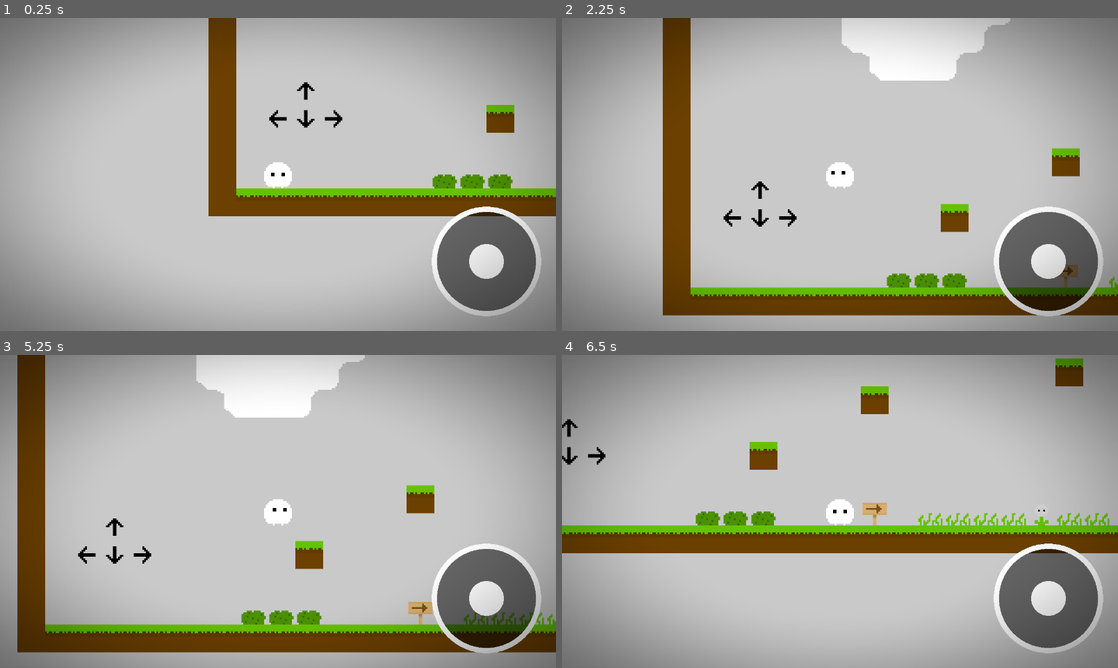
Above: before the commit, frames 1-4 (two rows, left to right).
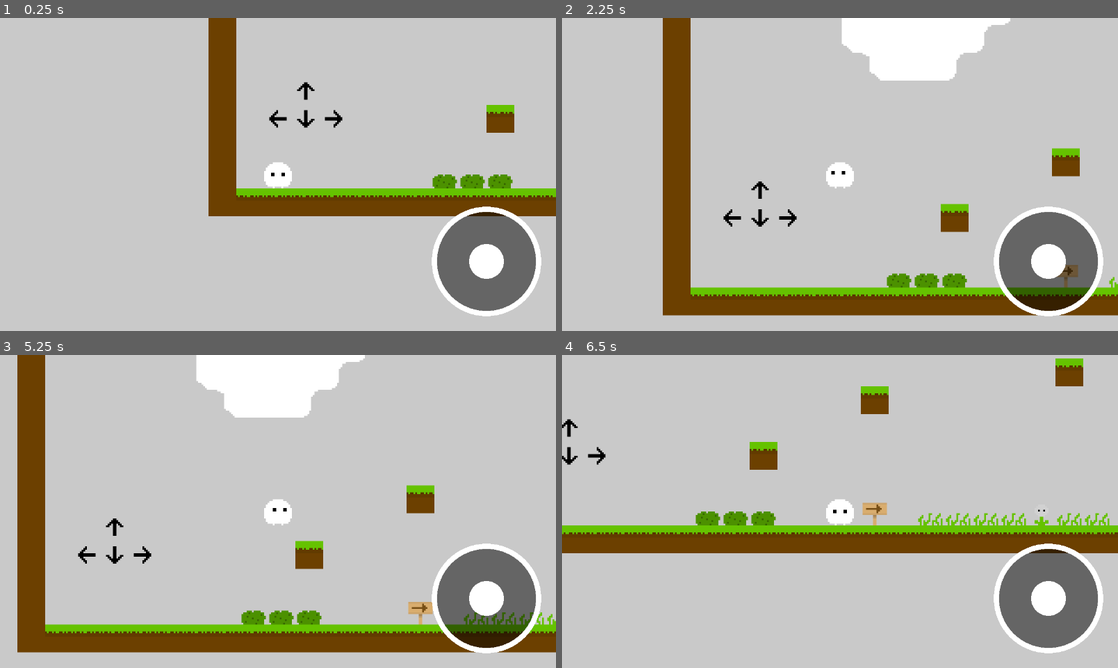
Above: after the commit, the same moments.

Repository: Shadow-Switch/Shadow-Switch
Game: Godot game, scene res://scenes/game.tscn
Same seed, same stepped clock (60 frames per second), same inputs: the game is played once before the commit and once after it.
Inputs (mouse positions are in pixels of both pictures, inside the frame that each line leads up to):
- Up to frame 1 (0.25 s): no input
- Up to frame 2 (2.25 s): tap Enter (ui_accept) at 0.5, 2 s; move the mouse to (962, 158) at 0.52 s; hold D (move_right) 0.53-1.25 s; tap X (switch_dimension) at 0.6, 2.1 s; click (962, 158) at 0.67 s; tap W (jump) at 0.77 s; drag from (728, 190) to (812, 237) at 1.27 s; move the mouse to (895, 105) at 2.02 s; hold A (move_left) from 2.03 s (still down)
- Up to frame 3 (5.25 s): release A (move_left) at 2.75 s; drag from (250, 574) to (111, 464) at 2.77 s; tap Enter (ui_accept) at 3.5, 5 s; move the mouse to (444, 558) at 3.52 s; hold D (move_right) 3.53-4.25 s; tap X (switch_dimension) at 3.6, 5.1 s; tap W (jump) at 3.77 s; drag from (111, 464) to (194, 433) at 4.27 s; move the mouse to (305, 511) at 5.02 s; hold D (move_right) from 5.03 s (still down); click (305, 511) at 5.17 s
- Up to frame 4 (6.5 s): release D (move_right) at 5.75 s; drag from (756, 433) to (728, 527) at 5.77 s

The runs differ from the first frame. In frame 1, 31% of the frame differs, in the area x 0-100%, y 0-100%; in frame 2, 30%; in frame 3, 28%; in frame 4, 31%.

Commit message:
ColorRect Real에서 숨기기

Diff:
--- a/scripts/game.gd
+++ b/scripts/game.gd
@@ -23,6 +23,7 @@
 		shadow.set_collision_enabled(false)
 		real.get_node("Spike").set_collision_enabled(true)
 		shadow.get_node("Spike").set_collision_enabled(false)
+		$CanvasLayer/ColorRect.visible = false
 		$CanvasLayer2/BackGroundColor.color = Color(0.79, 0.79, 0.79, 1.0)
 		$AudioStreamPlayer.bus = &"Master"
 	else:
@@ -32,6 +33,7 @@
 		shadow.set_collision_enabled(true)
 		real.get_node("Spike").set_collision_enabled(false)
 		shadow.get_node("Spike").set_collision_enabled(true)
+		$CanvasLayer/ColorRect.visible = true
 		$CanvasLayer2/BackGroundColor.color = Color(0.59, 0.59, 0.59, 1.0)
 		$AudioStreamPlayer.bus = &"Shadow"
 
